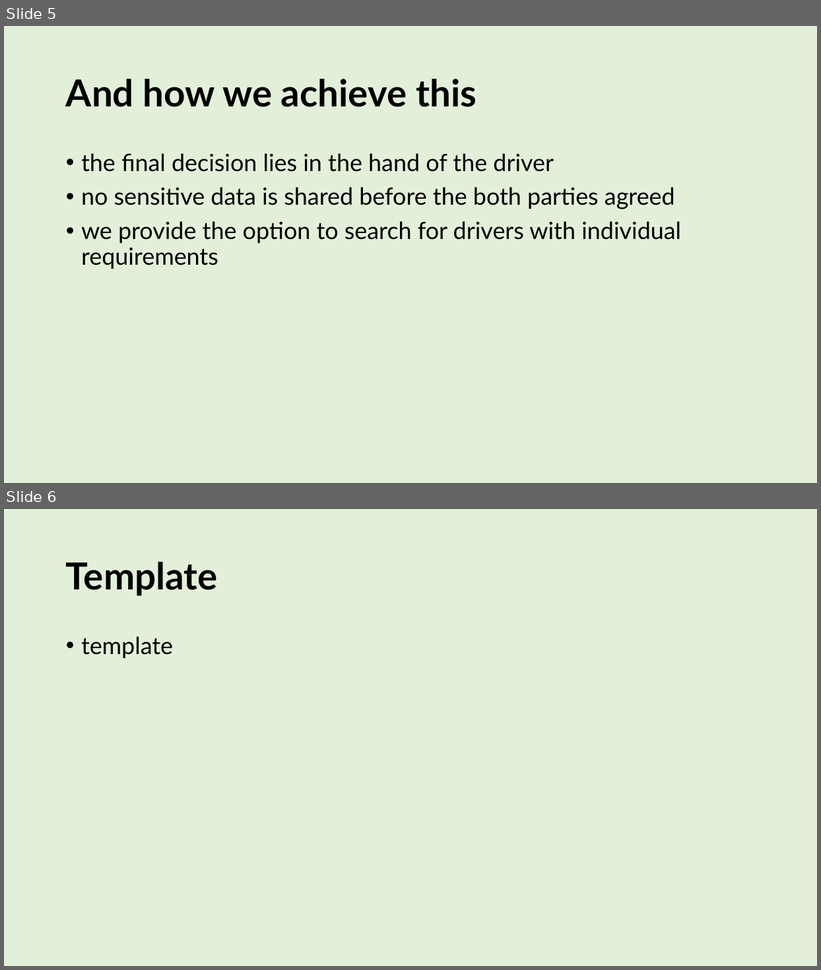
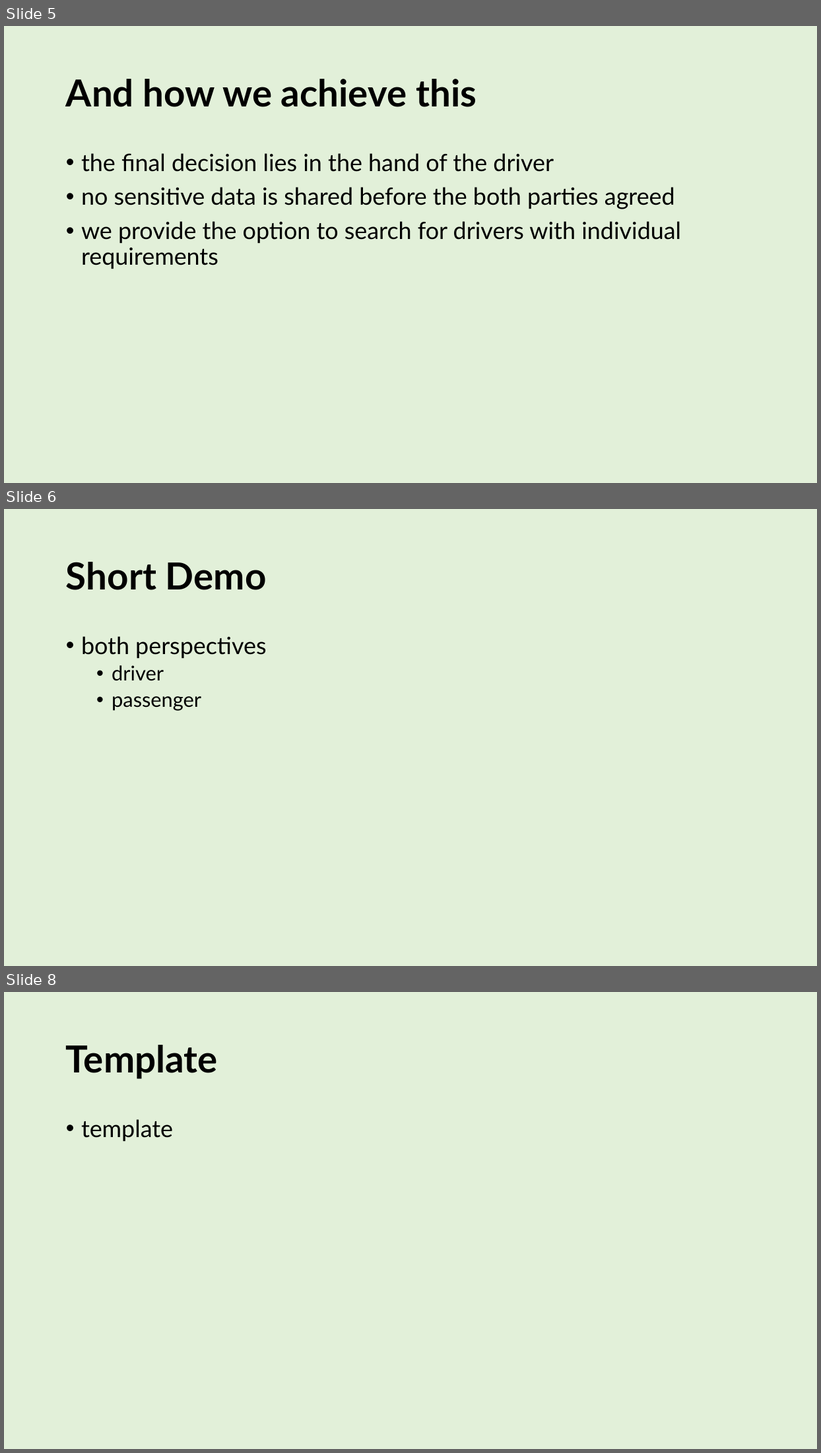
Before and after one commit to lumagician/dachfenster, a slide deck: static/dachfenster-pitch.pptx. Shown one above the other, each under a label of ours: slides 5 and 6 before the commit, slides 5, 6 and 8 after it; the slides between them are not shown. The pictures are 821x970 and 821x1453 pixels, drawn with LibreOffice and Linux fonts; fonts in the diff are those of the drawing. Boxes give left, top, right and bottom in pixels: in the first picture for what was removed or moved away, otherwise in the second. Text is boxed around its words. In the diff, an @@ line names an element or a change of style, - is before the commit and + after.

Commit message:
added final slide to pp

```diff
--- a/static/dachfenster-pitch.pptx
+++ b/static/dachfenster-pitch.pptx
@@ slide 6 added at box(4, 509, 817, 966), background #E2F0D9 @@
@@ title added at box(66, 562, 266, 590), 44 pt, text #000000, bold @@
+Short Demo
@@ text added at box(81, 636, 266, 711), 28 pt, text #000000 @@
+• both perspectives
+  • driver
+  • passenger
@@ what was slide 6 is now slide 8 @@
```
Also in this commit, not shown: 1 other slide added.
